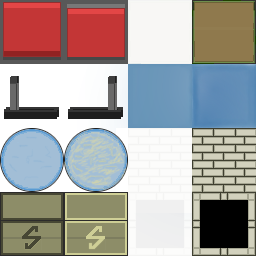
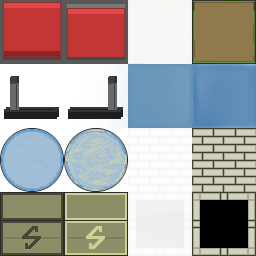
Layers edited between the first and the second w=256, h=256 image:
painted on "spark" over [65, 129, 127, 191]
